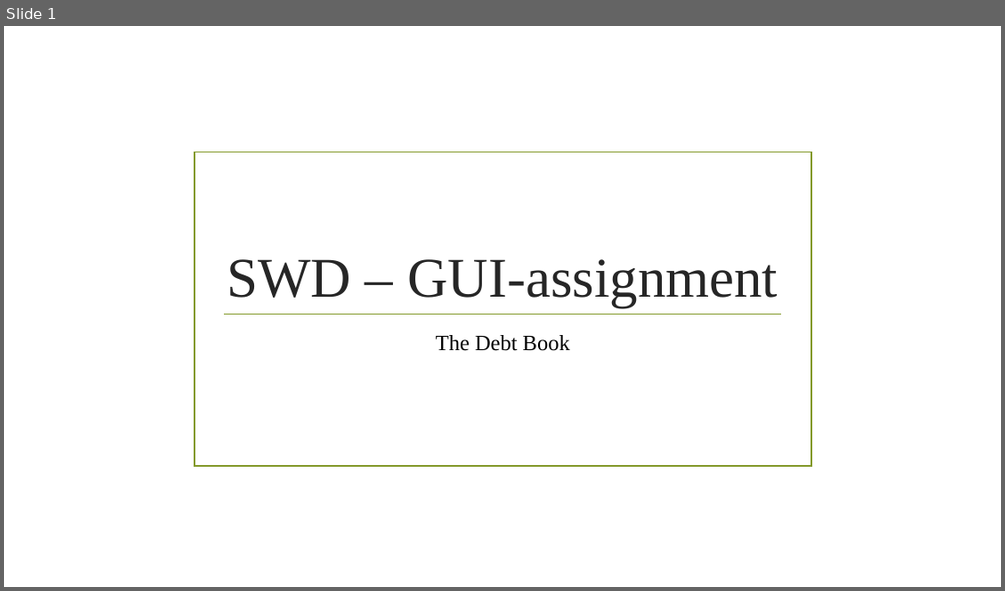
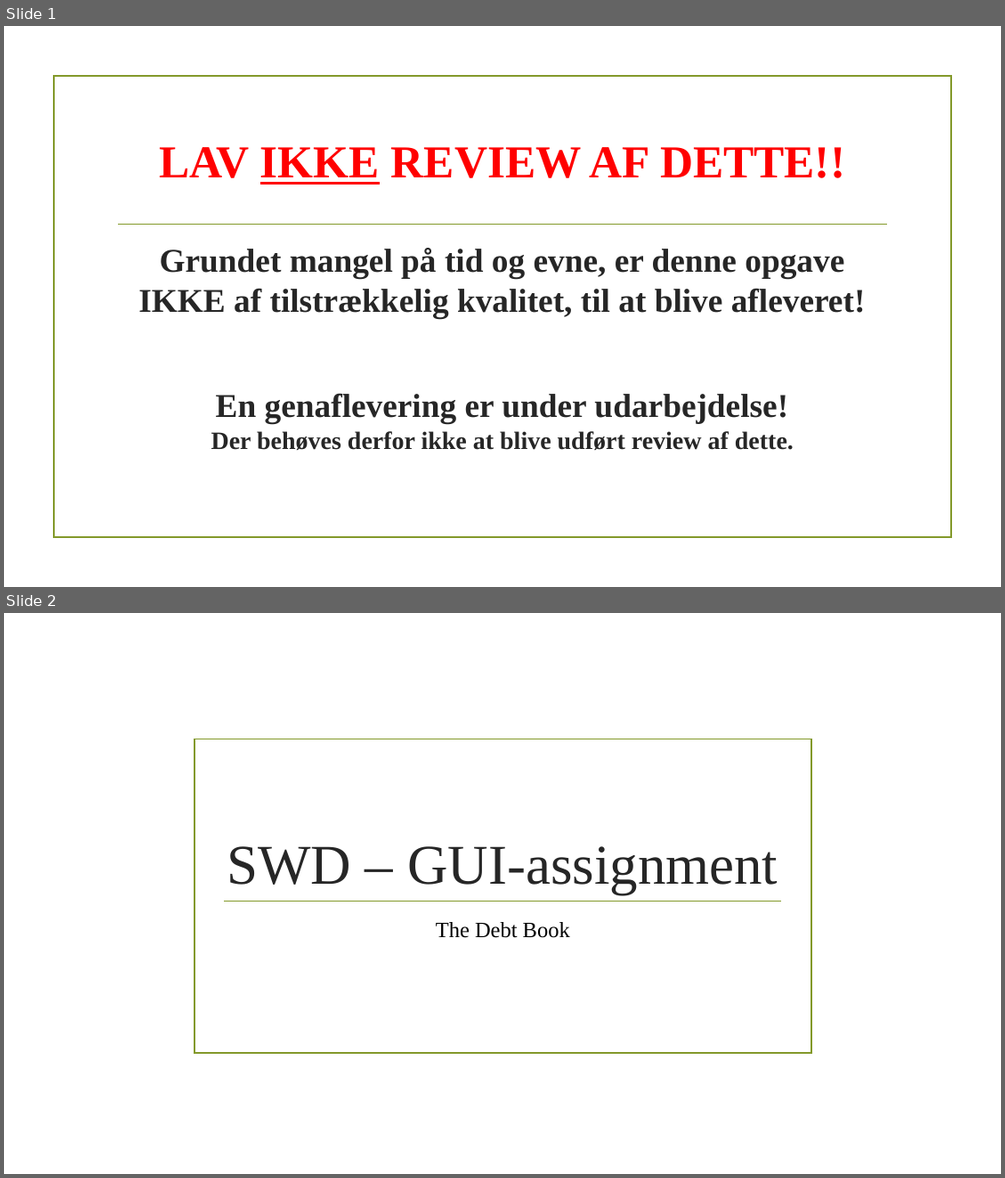
Before and after one commit to Miiwer/SWD22, a slide deck: GUI-assignment.pptm. Shown one above the other, each under a label of ours: slide 1 before the commit, slides 1 and 2 after it. The pictures are 1005x591 and 1005x1178 pixels, drawn with LibreOffice and Linux fonts; fonts in the diff are those of the drawing; background and template pictures are left out. Boxes give left, top, right and bottom in pixels: in the first picture for what was removed or moved away, otherwise in the second. Text is boxed around its words. In the diff, an @@ line names an element or a change of style, - is before the commit and + after.

Commit message:
powerpoint

```diff
--- a/GUI-assignment.pptm
+++ b/GUI-assignment.pptm
@@ slide 1 added at [4, 26, 1001, 587], background picture (left out) @@
@@ rectangle added at [53, 76, 951, 538], outline #83992A 1.25 pt @@
@@ title added at [159, 147, 845, 184], 44 pt, text #FF0000, bold @@
+LAV IKKE REVIEW AF DETTE!!
@@ line added from (119, 224) to (887, 224), #83992A 1.25 pt @@
@@ text added at [138, 248, 866, 450], 32 pt, text #262626, bold @@
+Grundet mangel på tid og evne, er denne opgave IKKE af tilstrækkelig kvalitet, til at blive afleveret!
+En genaflevering er under udarbejdelse!
+Der behøves derfor ikke at blive udført review af dette.
@@ what was slide 1 is now slide 2 @@
```
